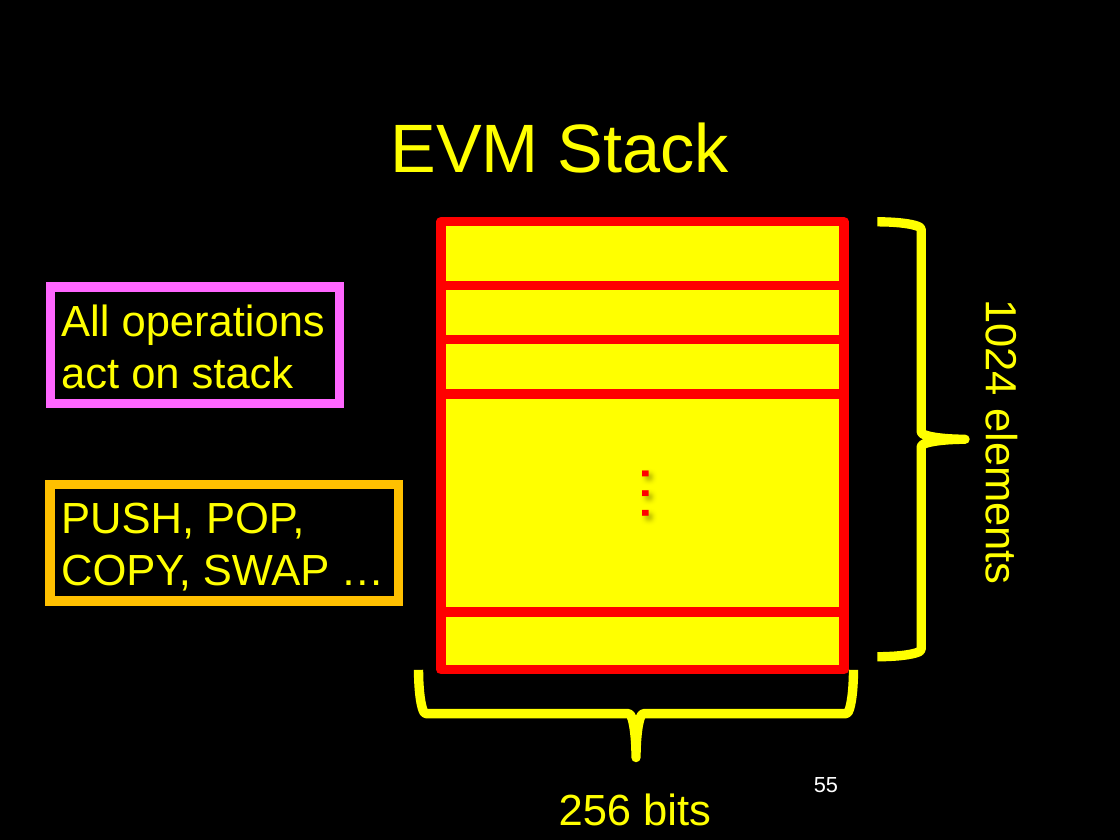
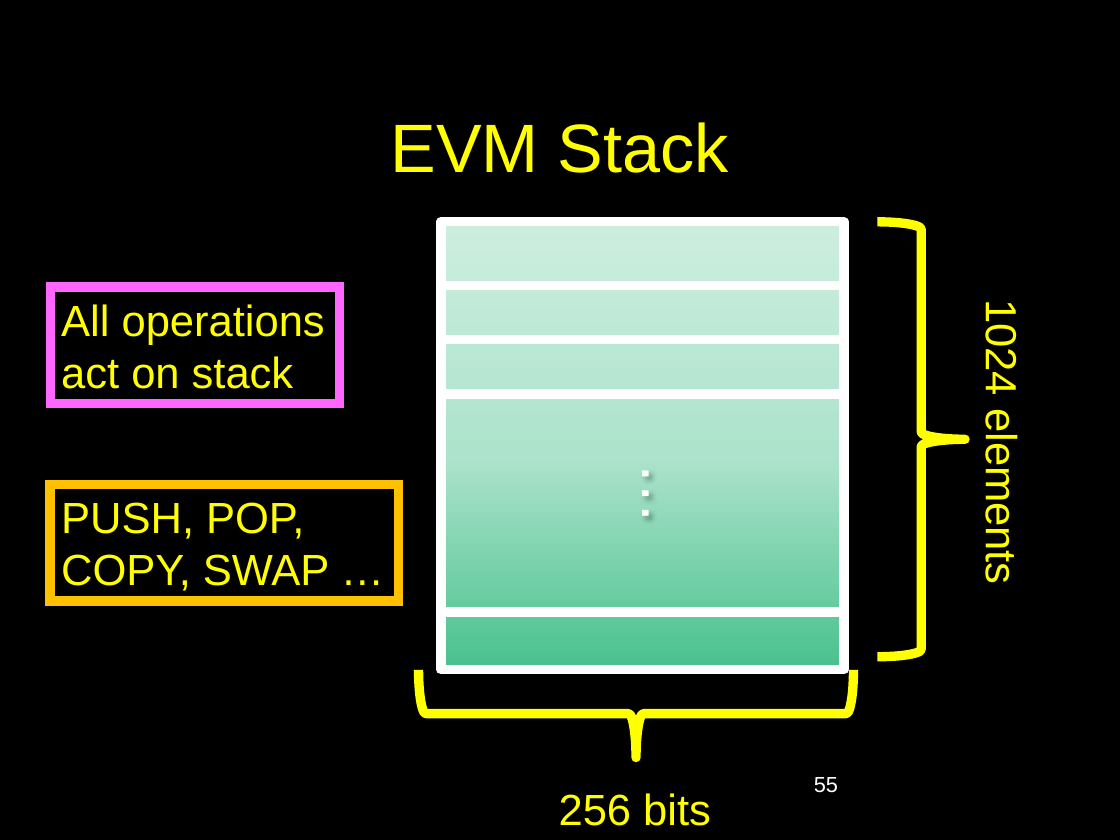
Before and after one commit to jadsmaeil/csci1951l, a slide deck: slide 55 of public/lecture-5-evm.pptx. Drawn at 1120x840 pixels with LibreOffice and Linux fonts; fonts in the diff are those of the drawing. Boxes give left, top, right and bottom in pixels: in the first picture for what was removed or moved away, otherwise in the second. Text is boxed around its words. In the diff, an @@ line names an element or a change of style, - is before the commit and + after.

```diff
--- a/public/lecture-5-evm.pptx
+++ b/public/lecture-5-evm.pptx
@@ rectangle at (x1=441, y1=222, x2=844, y2=670): fill #FFFF00 to gradient #49C18D to #ADE3CC to #CCEEDF; outline #FF0000 6 pt to #FFFFFF 6 pt @@
@@ line added from (441, 286) to (844, 286), #FFFFFF 6 pt @@
@@ line added from (441, 339) to (844, 339), #FFFFFF 6 pt @@
@@ line added from (441, 394) to (844, 394), #FFFFFF 6 pt @@
@@ text added at (x1=623, y1=451, x2=710, y2=536), 40 pt, text #FFFFFF @@
+…
@@ line added from (445, 612) to (848, 612), #FFFFFF 6 pt @@
```
Also in this commit, not shown: 15 other slides changed, 1 slide added, 3 slides removed, 1 other file.
